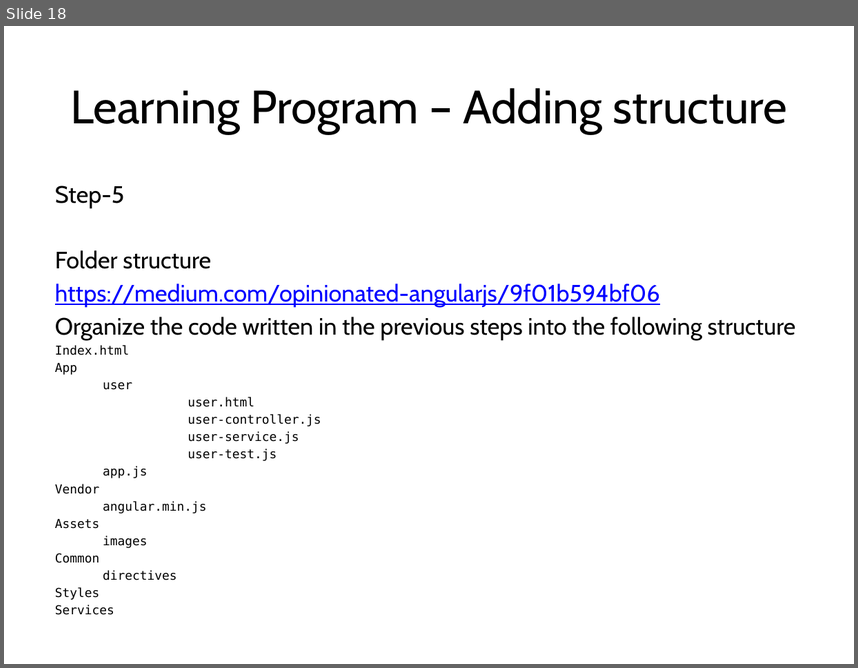
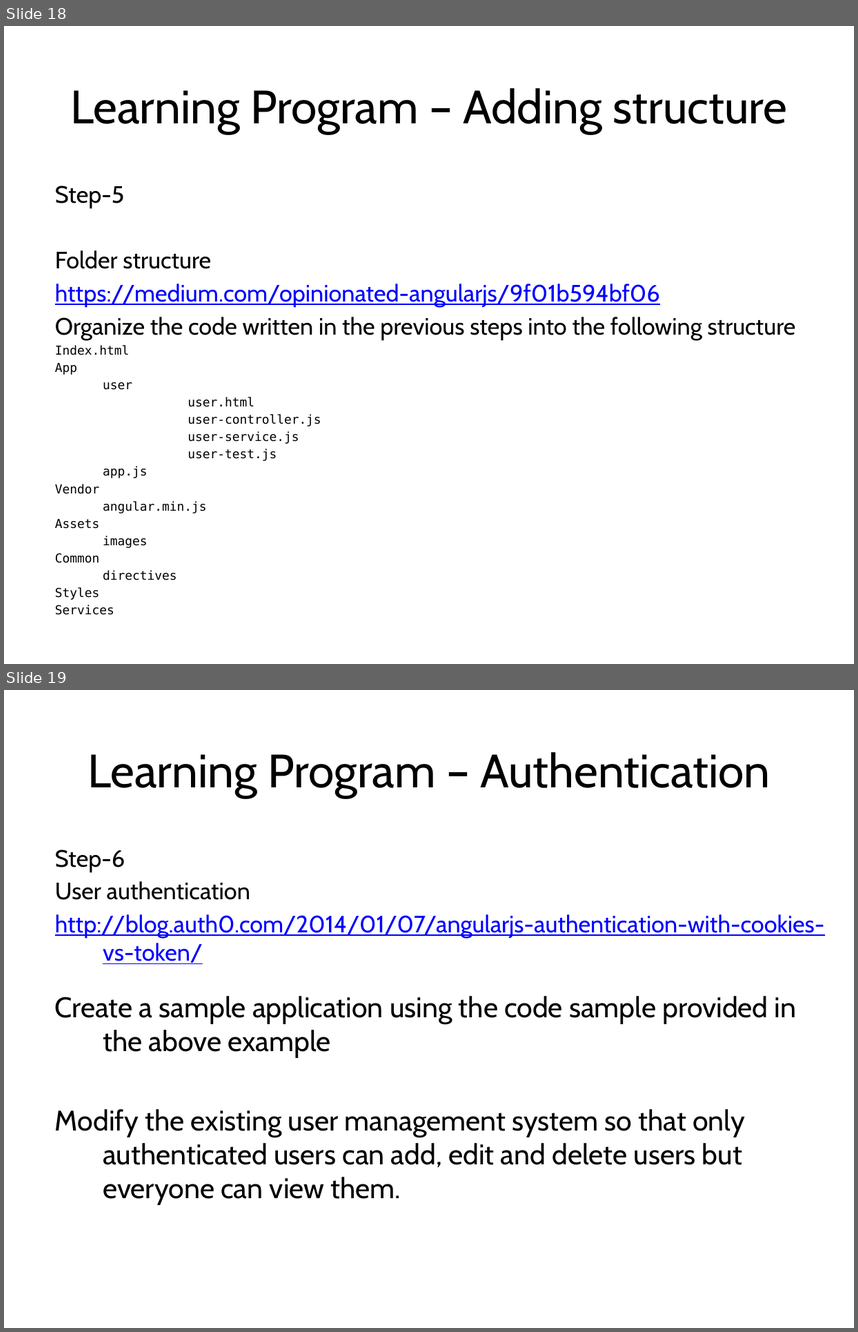
Before and after one commit to punitjajodia/presentations, a slide deck: angularjs.pptx. Shown one above the other, each under a label of ours: slide 18 before the commit, slides 18 and 19 after it. The pictures are 858x668 and 858x1332 pixels, drawn with LibreOffice and Linux fonts; fonts in the diff are those of the drawing; background and template pictures are left out. Boxes give left, top, right and bottom in pixels: in the first picture for what was removed or moved away, otherwise in the second. Text is boxed around its words. In the diff, an @@ line names an element or a change of style, - is before the commit and + after.

Commit message:
Added User Authentication step to Angularjs tutorial

```diff
--- a/angularjs.pptx
+++ b/angularjs.pptx
@@ slide 19 added at [4, 690, 854, 1328], background picture (left out) @@
@@ title added at [87, 752, 770, 798], 39.6 pt, text #000000 @@
+Learning Program – Authentication
@@ text added at [55, 849, 824, 1205], 24 pt, text #000000 @@
+Step-6
+User authentication
+http://blog.auth0.com/2014/01/07/angularjs-authentication-with-cookies-vs-token/
+Create a sample application using the code sample provided in the above example
+Modify the existing user management system so that only authenticated users can add, edit and delete users but everyone can view them.
```
